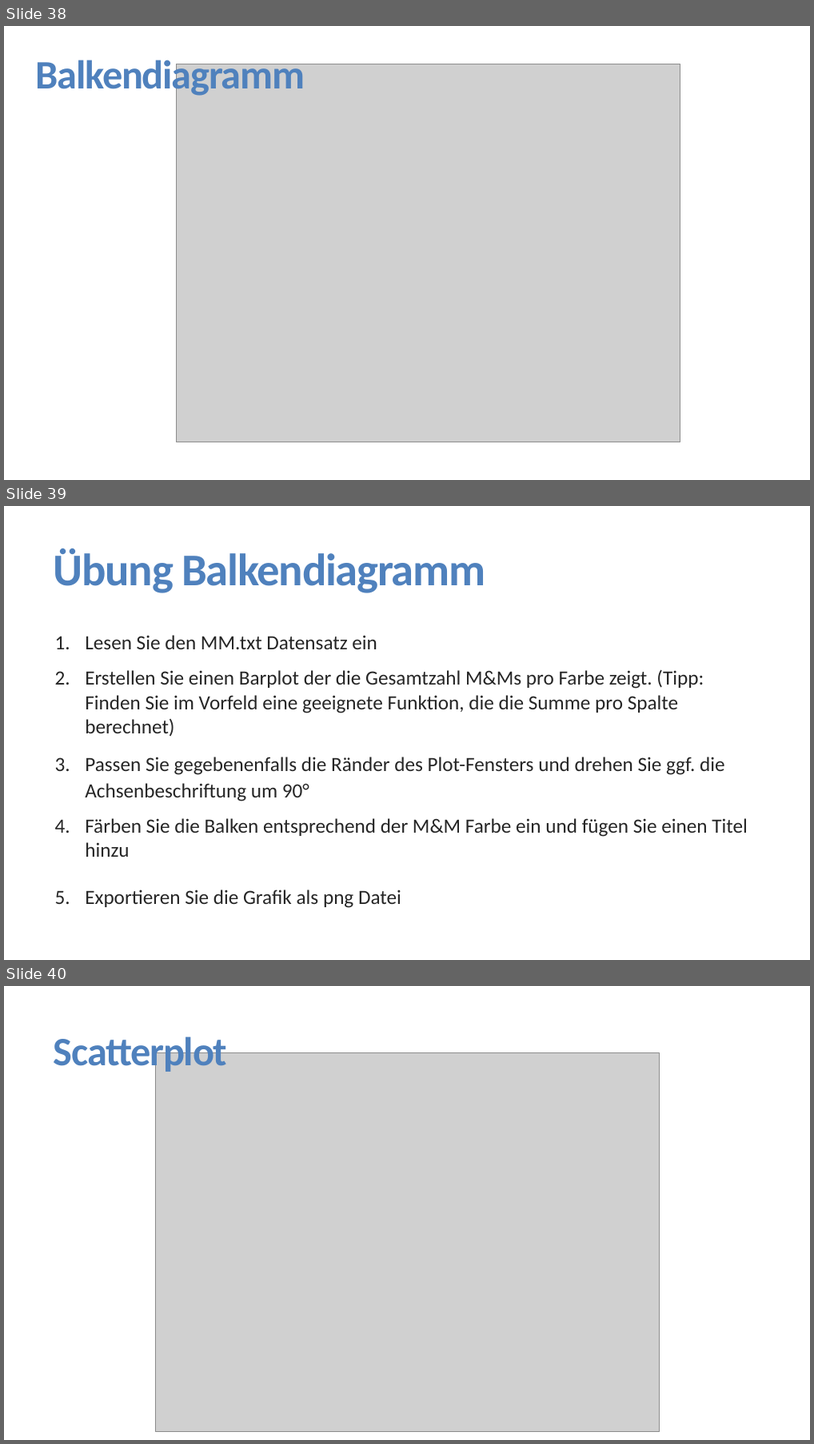
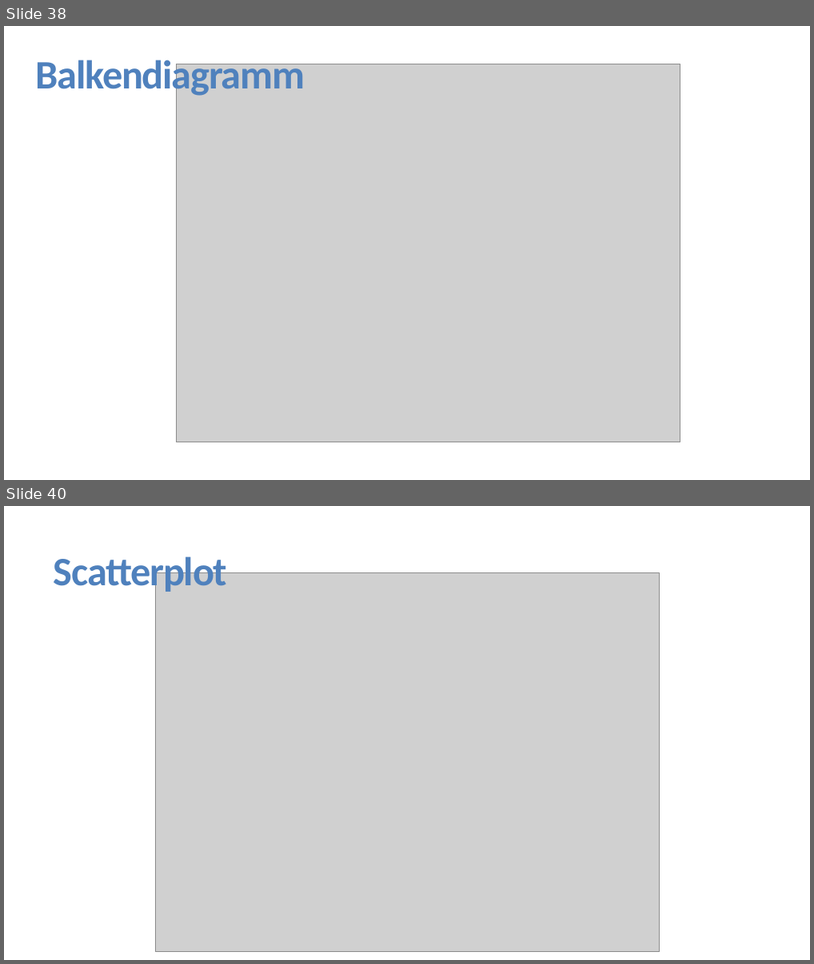
Before and after one commit to FlorianKeppeler/RKurs, a slide deck: Präsentationen/Einführung in R.pptx. Shown one above the other, each under a label of ours: slides 38, 39 and 40 before the commit, slides 38 and 40 after it; the slides between them are not shown. The pictures are 814x1444 and 814x964 pixels, drawn with LibreOffice and Linux fonts; fonts in the diff are those of the drawing; grey boxes stand for pictures. Boxes give left, top, right and bottom in pixels: in the first picture for what was removed or moved away, otherwise in the second. Text is boxed around its words. In the diff, an @@ line names an element or a change of style, - is before the commit and + after.

Commit message:
Alle Übungen als eigene Dokumente aus der Powerpoint exportiert

```diff
--- a/Präsentationen/Einführung in R.pptx
+++ b/Präsentationen/Einführung in R.pptx
@@ slide 39 removed at (4, 506, 810, 960), background #FFFFFF @@
@@ title removed at (54, 548, 486, 593) @@
-Übung Balkendiagramm
@@ text removed at (85, 635, 748, 908) @@
-1. Lesen Sie den MM.txt Datensatz ein
-2. Erstellen Sie einen Barplot der die Gesamtzahl M&Ms pro Farbe zeigt. (Tipp: Finden Sie im Vorfeld eine geeignete Funktion, die die Summe pro Spalte berechnet)
-3. Passen Sie gegebenenfalls die Ränder des Plot-Fensters und drehen Sie ggf. die Achsenbeschriftung um 90°
-4. Färben Sie die Balken entsprechend der M&M Farbe ein und fügen Sie einen Titel hinzu
-5. Exportieren Sie die Grafik als png Datei
```
Also in this commit, not shown: 4 slides changed, 8 slides added, 7 other slides removed, 10 other files.
